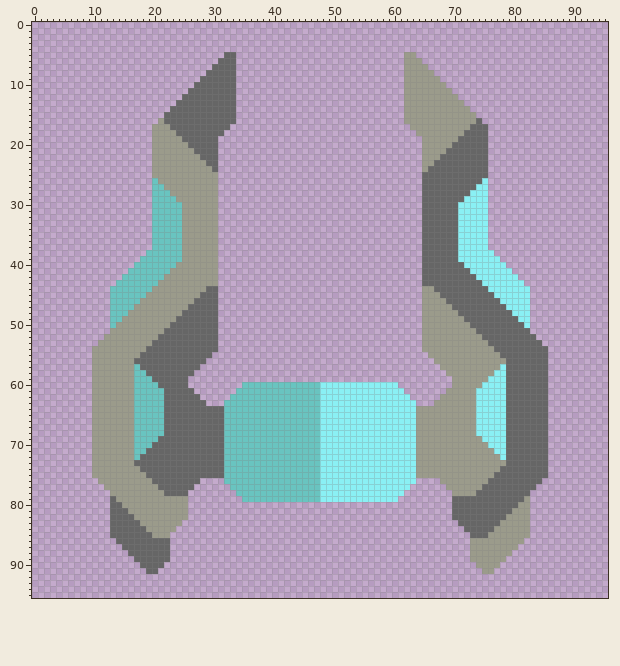
Sprite sheet -- sprites/blocks/turrets/fusilade.png. The picture above was drawn from the file before the commit.
The file is 96x96 pixels.
New version:
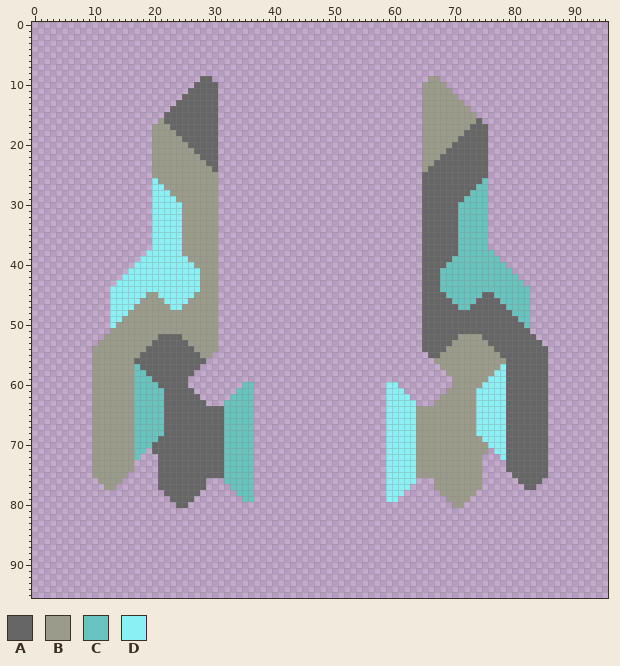
Palette (. is transparent): A #666666  B #9b9b8b  C #69c4c0  D #8af0f4
The author wrote: sad fusilade when cool fusilade shows up:
What changed:
Changed rows in their new state; - is an unchanged pixel.
first column x 29:
 5 ---..----------------------------..---
 6 --...----------------------------...--
 7 -....----------------------------....-
 8 .....----------------------------.....
 9 -....----------------------------....-
10 --...----------------------------...--
11 --...----------------------------...--
12 --...----------------------------...--
13 --...----------------------------...--
14 --...----------------------------...--
15 --...----------------------------...--
16 --...----------------------------...--
17 --..------------------------------..--
18 --.--------------------------------.--
first column x 13:
26 -------D------------------------------------------------------C-------
27 -------DD----------------------------------------------------CC-------
28 -------DDD--------------------------------------------------CCC-------
29 -------DDDD------------------------------------------------CCCC-------
30 -------DDDDD----------------------------------------------CCCCC-------
31 -------DDDDD----------------------------------------------CCCCC-------
32 -------DDDDD----------------------------------------------CCCCC-------
33 -------DDDDD----------------------------------------------CCCCC-------
34 -------DDDDD----------------------------------------------CCCCC-------
35 -------DDDDD----------------------------------------------CCCCC-------
36 -------DDDDD----------------------------------------------CCCCC-------
37 -------DDDDD----------------------------------------------CCCCC-------
38 ------DDDDDD----------------------------------------------CCCCCC------
39 -----DDDDDDDD--------------------------------------------CCCCCCCC-----
40 ----DDDDDDDDDD------------------------------------------CCCCCCCCCC----
41 ---DDDDDDDDDDDD----------------------------------------CCCCCCCCCCCC---
42 --DDDDDDDDDDDDD----------------------------------------CCCCCCCCCCCCC--
43 -DDDDDDDDDDDDDD----------------------------------------CCCCCCCCCCCCCC-
44 DDDDDDDDDDDDDDD-BB----------------------------------AA-CCCCCCCCCCCCCCC
45 DDDDDD--DDDDDD-BBB----------------------------------AAA-CCCCCC--CCCCCC
46 DDDDD----DDDD-BBBB----------------------------------AAAA-CCCC----CCCCC
47 DDDD------DD-BBBBB----------------------------------AAAAA-CC------CCCC
48 DDD---------BBBBBB----------------------------------AAAAAA---------CCC
49 DD---------BBBBBBB----------------------------------AAAAAAA---------CC
50 D---------BBBBBBBB----------------------------------AAAAAAAA---------C
51 ---------BBBBBBBBB----------------------------------AAAAAAAAA---------
52 ------------BBBBBB----------------------------------AAAAAA------------
53 -------------BBBBB----------------------------------AAAAA-------------
54 --------------BBBB----------------------------------AAAA--------------
55 ---------------BB------------------------------------AA---------------
first column x 13:
60 ------------------------......................------------------------
61 ------------------------......................------------------------
62 ------------------------......................------------------------
63 ------------------------......................------------------------
64 ------------------------......................------------------------
65 ------------------------......................------------------------
66 ------------------------......................------------------------
67 ------------------------......................------------------------
68 ------------------------......................------------------------
69 ------------------------......................------------------------
70 ------------------------......................------------------------
71 ------.-----------------......................-----------------.------
72 -----...----------------......................----------------...-----
73 ----....----------------......................----------------....----
74 ----....----------------......................----------------....----
75 ---.....----------------......................----------------.....---
76 --......-------A--------......................--------B-------......--
77 -.......------AA--------......................--------BB------.......-
78 .........----AA---------......................---------BB----.........
79 ..........AAAA----------......................----------BBBB..........
80 ...........AA--------------------------------------------BB...........
81 .............--------------------------------------------.............
82 .............--------------------------------------------.............
83 ............----------------------------------------------............
84 ...........------------------------------------------------...........
85 ..........--------------------------------------------------..........
86 -.........--------------------------------------------------.........-
87 --........--------------------------------------------------........--
88 ---.......--------------------------------------------------.......---
89 ----......--------------------------------------------------......----
90 -----....----------------------------------------------------....-----
91 ------..------------------------------------------------------..------
Pixel boxes of the changes (left, top, right, bottom) in both pictures:
erased: (206, 52, 236, 136)
erased: (404, 52, 434, 136)
changed: (110, 178, 218, 358)
changed: (422, 178, 530, 358)
erased: (254, 382, 386, 502)
changed: (110, 448, 206, 574)
changed: (434, 448, 530, 574)
